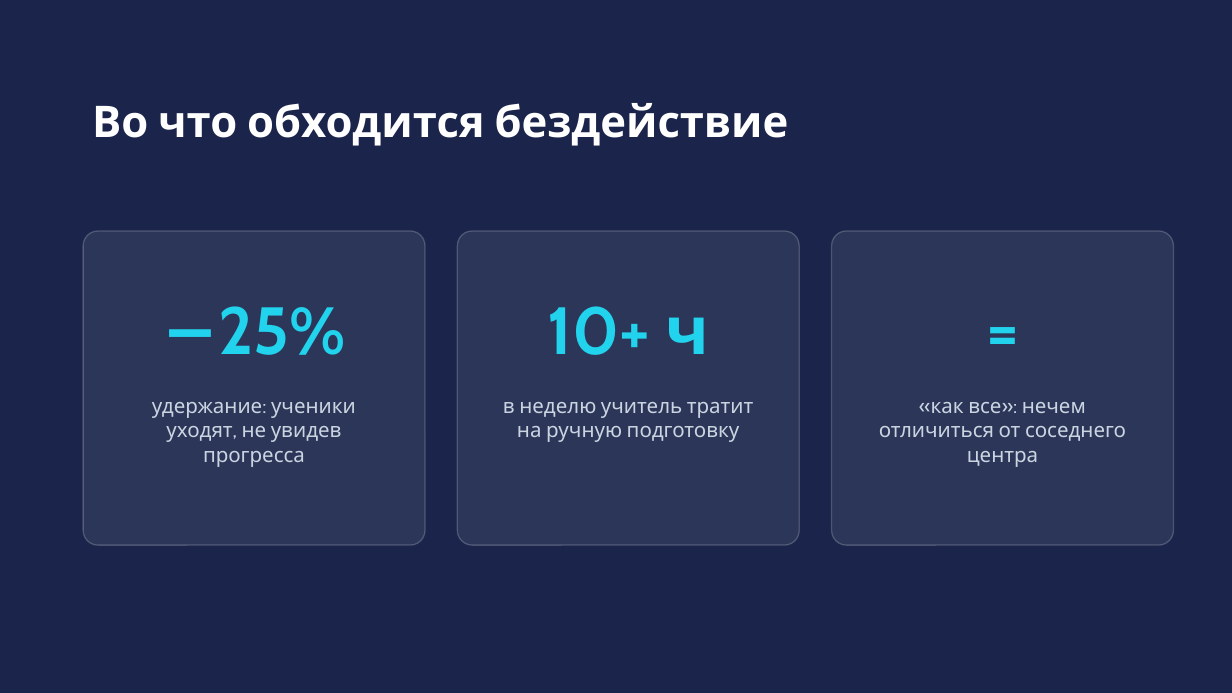
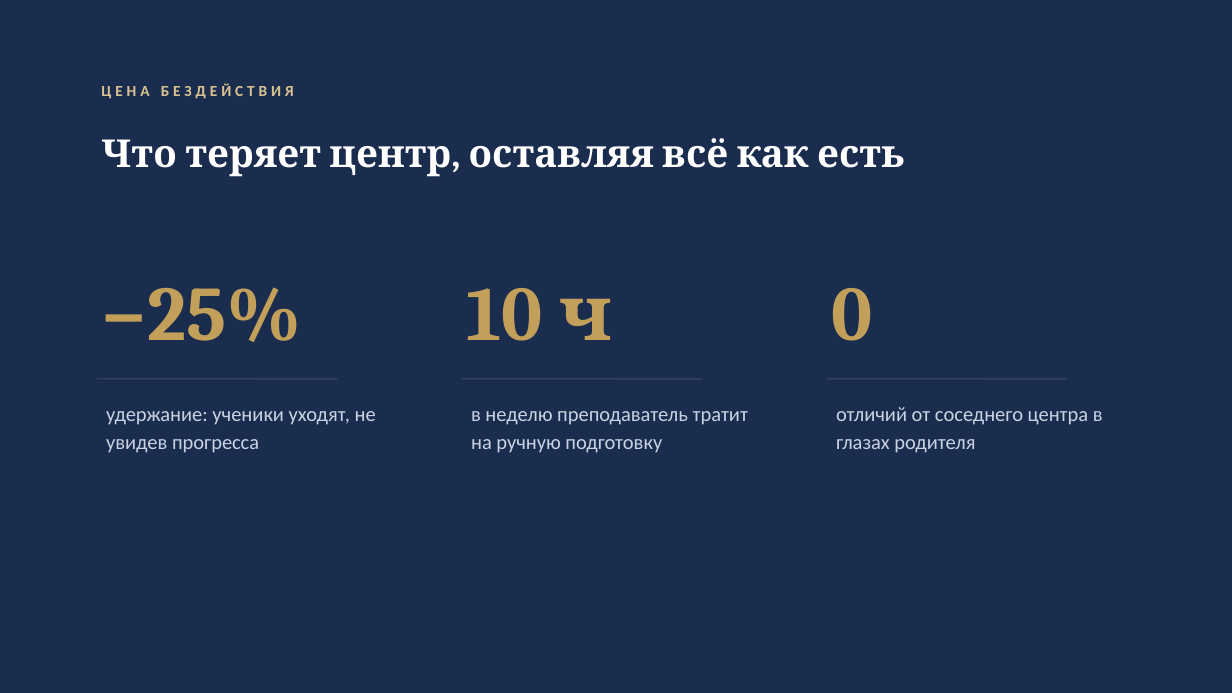
Before and after one commit to alibekovakarakat5-png/study_hub_Karakat, a slide deck: slide 3 of docs/pitch/StudyHub-Pitch-RU.pptx. Drawn at 1232x693 pixels with LibreOffice and Linux fonts; fonts in the diff are those of the drawing. Boxes give left, top, right and bottom in pixels: in the first picture for what was removed or moved away, otherwise in the second. Text is boxed around its words. In the diff, an @@ line names an element or a change of style, - is before the commit and + after.

```diff
--- a/docs/pitch/StudyHub-Pitch-RU.pptx
+++ b/docs/pitch/StudyHub-Pitch-RU.pptx
@@ background #1B254B to #1B2D4F @@
@@ text at (x1=101, y1=83, x2=294, y2=99): text changed; size 34 to 12 pt; font Cabin to Calibri; text colour #FFFFFF to #D8C390 @@
-Во что обходится бездействие
+ЦЕНА БЕЗДЕЙСТВИЯ
@@ text added at (x1=101, y1=138, x2=904, y2=177), 30 pt, text #FFFFFF, bold @@
+Что теряет центр, оставляя всё как есть
@@ rounded rectangle removed at (x1=83, y1=231, x2=425, y2=545) @@
@@ rounded rectangle removed at (x1=457, y1=231, x2=799, y2=545) @@
@@ rounded rectangle removed at (x1=832, y1=231, x2=1174, y2=545) @@
@@ text "−25%" moved from (x1=218, y1=306, x2=345, y2=355) to (x1=101, y1=287, x2=301, y2=342) @@
@@ text "−25%" at (x1=101, y1=287, x2=301, y2=342): size 52 to 60 pt, font Cabin to Cambria, text colour #22D3EE to #C2A05A; alignment centre to left @@
@@ text at (x1=466, y1=288, x2=612, y2=341): text changed; size 52 to 60 pt; font Cabin to Cambria; text colour #22D3EE to #C2A05A @@
-10+ ч
+10 ч
@@ text at (x1=831, y1=288, x2=872, y2=341): text changed; size 52 to 60 pt; font Cabin to Cambria; text colour #22D3EE to #C2A05A @@
-=
+0
@@ line added from (97, 379) to (337, 379), #33415F 1 pt @@
@@ line added from (462, 379) to (702, 379), #33415F 1 pt @@
@@ line added from (827, 379) to (1067, 379), #33415F 1 pt @@
@@ text "удержание: ученики уходят, не увидев ..." moved from (x1=152, y1=402, x2=356, y2=467) to (x1=106, y1=411, x2=376, y2=453) @@
@@ text "удержание: ученики уходят, не увидев ..." at (x1=106, y1=411, x2=376, y2=453): font Cabin to Calibri, text colour #CBD5E1 to #C9D2E3; alignment centre to left; line spacing 1 to 1.15 @@
@@ text at (x1=471, y1=411, x2=748, y2=453): text changed; font Cabin to Calibri; text colour #CBD5E1 to #C9D2E3 @@
-в неделю учитель тратит на ручную подготовку
+в неделю преподаватель тратит на ручную подготовку
@@ text at (x1=836, y1=407, x2=1103, y2=453): text changed; font Cabin to Calibri; text colour #CBD5E1 to #C9D2E3 @@
-«как все»: нечем отличиться от соседнего центра
+отличий от соседнего центра в глазах родителя
```
Also in this commit, not shown: 9 other slides changed, 1 slide added, 1 slide removed, 5 other files.
